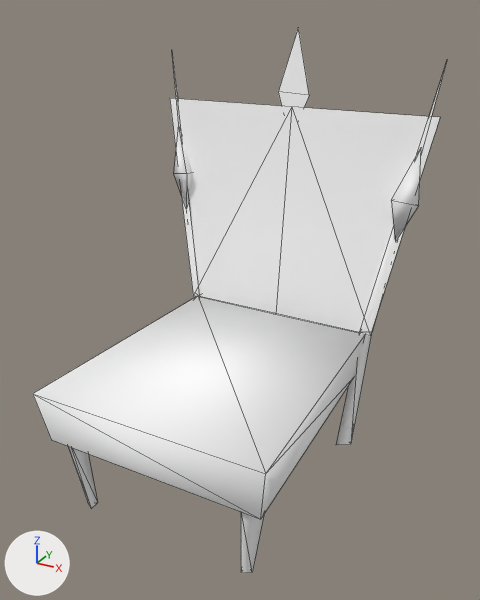
The glTF model public/3d/item/model__item__shop.ofs_3161_0/3161IMFY04_03.gltf as it was, and as the next commit left it.
Rendered twice from a camera (50 mm lens) standing at (0.961, -1.647, 1.477) and looking at (0.05, 0.01, 0.648). The axes (+X, +Y, +Z) are drawn at lower left. The lights are the same throughout. The older version comes first. Mesh edges are drawn as thin lines.

Names of what the first picture shows: '3161IMFY04_03'.
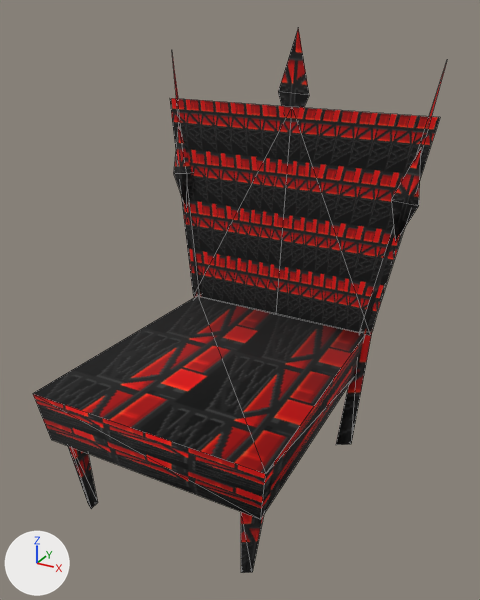
Changed parts and their boxes [x1, y1, x2, y2] in the pictures (480 x 600 px):
'3161IMFY04_03', surface changed (darker): [33, 28, 445, 573] in both

The change in detail:
Picture 'imfy04_03' (img_imfy04_03) is new.
In material 'imfy04_03_0' (mat_imfy04_03_0), base_color is no longer (1.0, 1.0, 1.0), white #ffffff.
In material 'imfy04_03_0' (mat_imfy04_03_0), texture is now set to img_imfy04_03.
